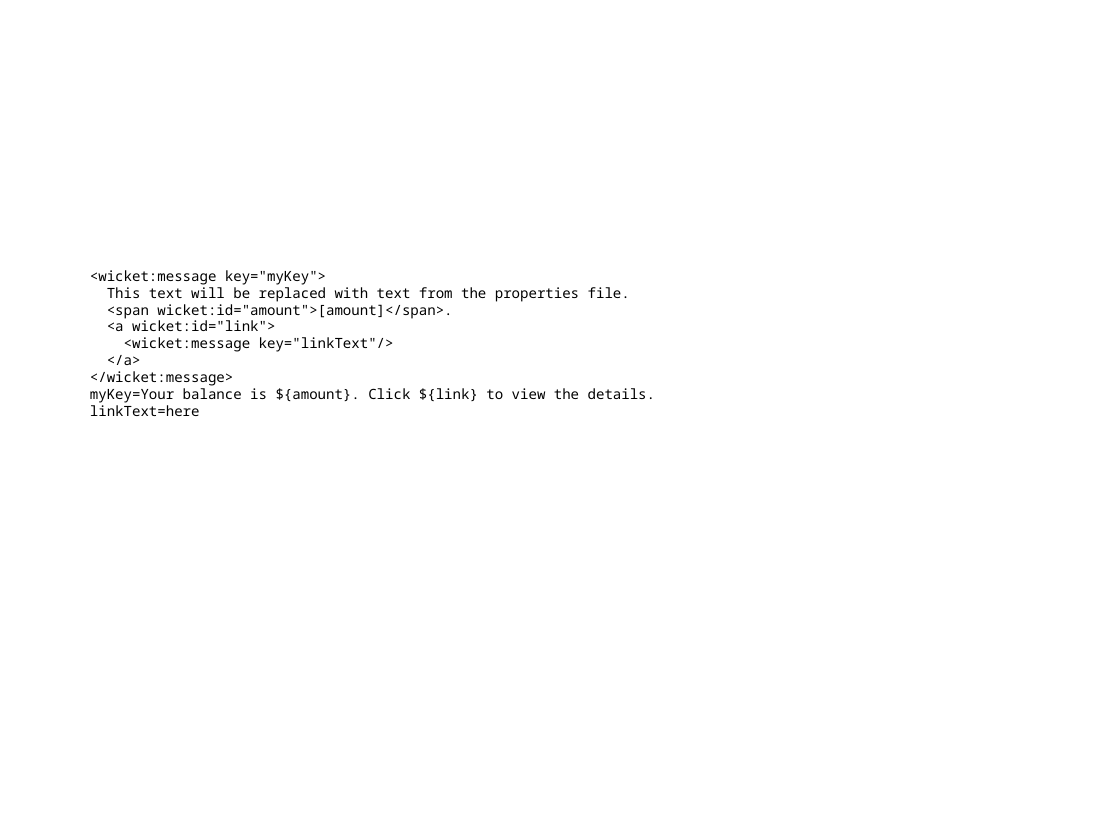
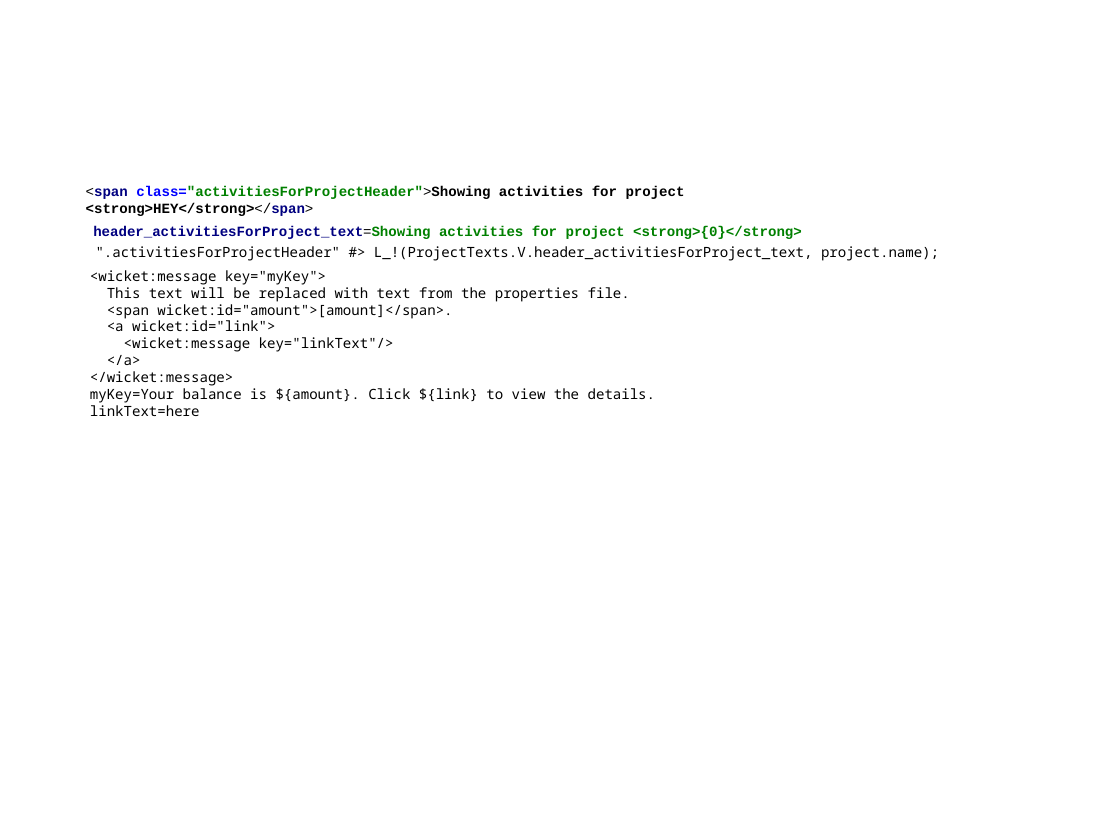
Before and after one commit to andreak/slol-2011, a slide deck: slide 25 of Scala-LiftOff-2011-lift-from-jee-perspective.odp (slide 20 before the commit). Drawn at 1120x840 pixels with LibreOffice and Linux fonts; fonts in the diff are those of the drawing. Boxes give left, top, right and bottom in pixels: in the first picture for what was removed or moved away, otherwise in the second. Text is boxed around its words. In the diff, an @@ line names an element or a change of style, - is before the commit and + after.

```diff
--- a/Scala-LiftOff-2011-lift-from-jee-perspective.odp
+++ b/Scala-LiftOff-2011-lift-from-jee-perspective.odp
@@ text added at (86,186,685,216), 10 pt, text #000000, bold @@
+<span class="activitiesForProjectHeader">Showing activities for project <strong>HEY</strong></span>
@@ text added at (93,226,802,239), 10 pt, text #008000, bold @@
+header_activitiesForProject_text=Showing activities for project <strong>{0}</strong>
@@ text added at (96,246,939,261), 10 pt, text #000000 @@
+".activitiesForProjectHeader" #> L_!(ProjectTexts.V.header_activitiesForProject_text, project.name);
```
Also in this commit, not shown: 5 other slides changed, 6 slides added, 1 slide removed.
